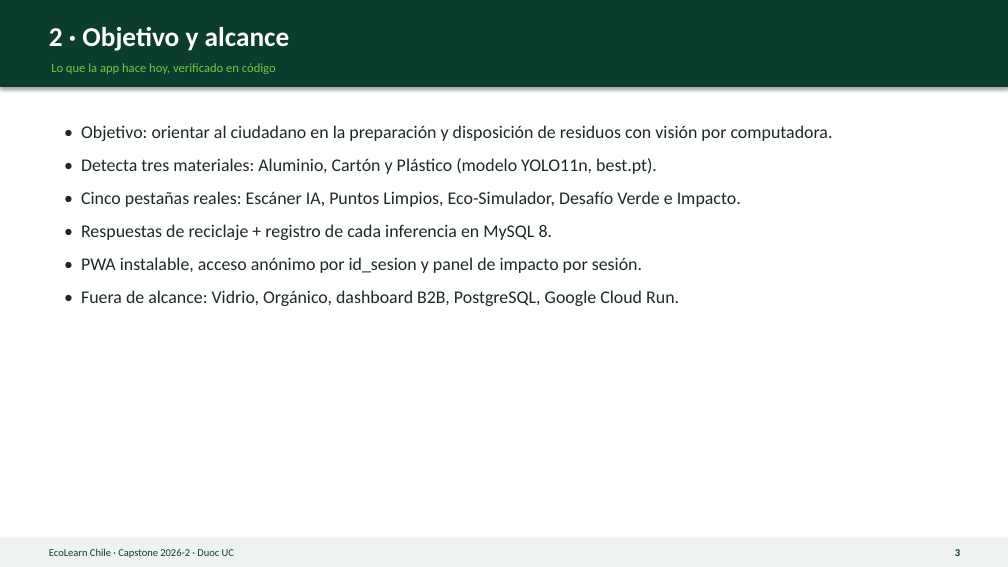
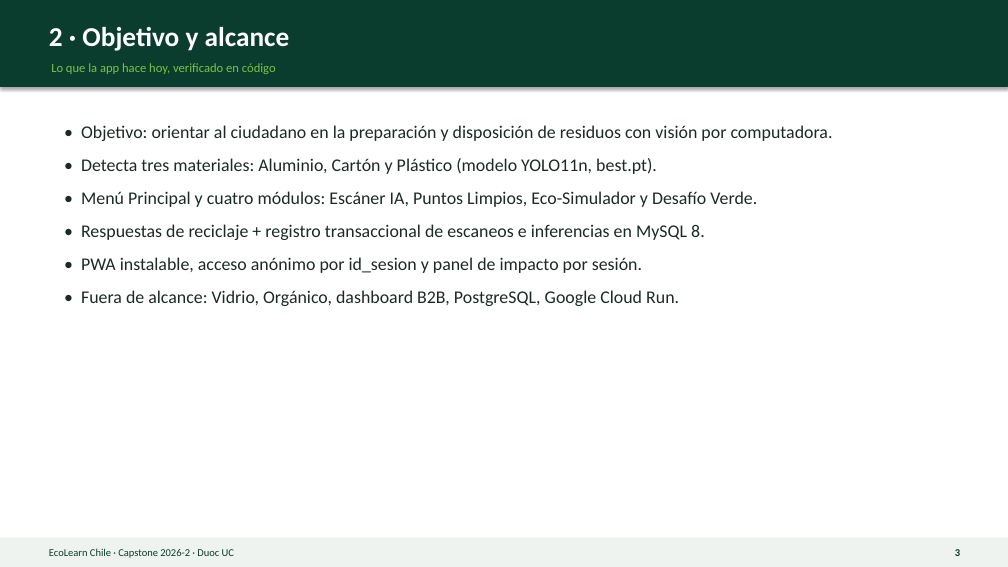
Before and after one commit to WiChanillao/Capstone_007, a slide deck: slide 3 of Fase 3/docs/presentacion/EcoLearn_Presentacion_Final_Fase3.pptx. Drawn at 1008x567 pixels with LibreOffice and Linux fonts; fonts in the diff are those of the drawing. Boxes give left, top, right and bottom in pixels: in the first picture for what was removed or moved away, otherwise in the second. Text is boxed around its words. In the diff, an @@ line names an element or a change of style, - is before the commit and + after.

```diff
--- a/Fase 3/docs/presentacion/EcoLearn_Presentacion_Final_Fase3.pptx
+++ b/Fase 3/docs/presentacion/EcoLearn_Presentacion_Final_Fase3.pptx
@@ text at [81, 191, 757, 240]: text changed @@
-• Cinco pestañas reales: Escáner IA, Puntos Limpios, Eco-Simulador, Desafío Verde e Impacto.
-• Respuestas de reciclaje + registro de cada inferencia en MySQL 8.
+• Menú Principal y cuatro módulos: Escáner IA, Puntos Limpios, Eco-Simulador y Desafío Verde.
+• Respuestas de reciclaje + registro transaccional de escaneos e inferencias en MySQL 8.
```
Also in this commit, not shown: 6 other slides changed, 18 other files.
